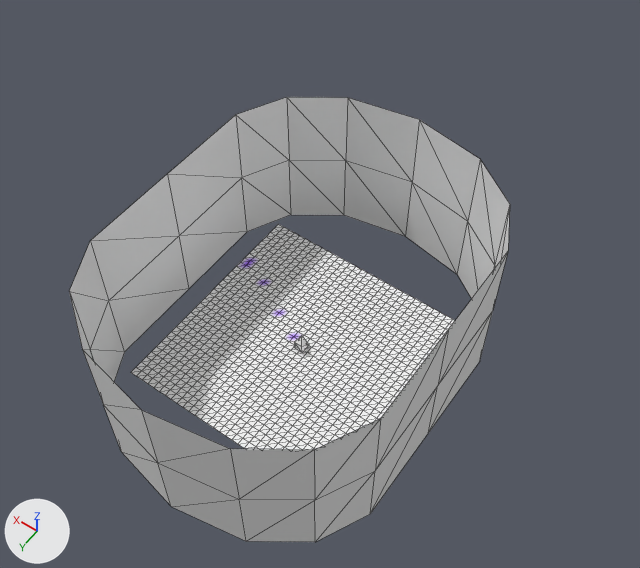
The glTF model public/models.glb: old version first, new version second.
The view is the same before and after, from a 50 mm camera at (-122.0, 158.0, 297.0) aimed at (-6.0, -4.0, 43.0). Lighting does not change. The marker at lower left points along +X, +Y and +Z. Mesh edges are drawn as thin lines on the coarser meshes. Where no turn or scale is listed for an object, it has been applied to the vertices. Vertices at the same position are counted once.

Script lines for the objects in view, before the commit:
```python
me_sky = bpy.data.meshes.new('sky')
me_sky.from_pydata(...)  # 54 vertices, 64 faces; spans x -60.0..60.0, y -79.0..79.0, z -6.0..64.0
me_terrain = bpy.data.meshes.new('terrain')
me_terrain.from_pydata(...)  # 1089 vertices, 2048 faces; spans x -48.0..48.0, y -48.0..48.0, z 0.0
me_terrain.materials.append(mat_defaultmaterial)
ob_sky = bpy.data.objects.new('sky', me_sky)
ob_sky.location = (0.0, 0.0, 0.0)
ob_terrain = bpy.data.objects.new('terrain', me_terrain)
ob_terrain.location = (0.0, 0.0, 0.0)
```
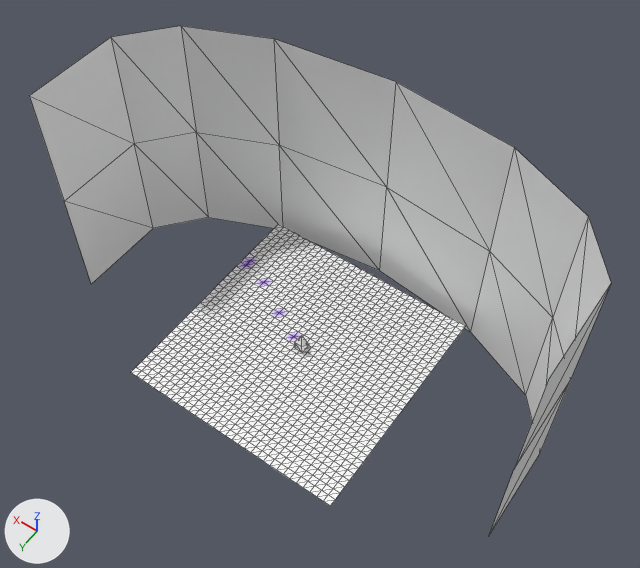
What differs and where, as boxes (x1, y1, x2, y2) in the pictures (640 x 568 px; the box of a moved part takes in the faces that stretch with it):
'sky', reshaped (32% wider, 14% taller): before (69, 97, 510, 542); after (29, 26, 611, 535)
part 1 of me_sky, moved or reshaped: before (167, 97, 510, 433); after (29, 26, 611, 535)
part 2 of me_sky, deleted: before (69, 175, 449, 542)

The change, as a list of edits to the scene's bpy script:
```text
Change me_sky:
    where me_sky.from_pydata(...)  # 54 vertices, 64 faces; spans x -60.0..60.0, y -79.0..79.0, z -6.0..64.0
    used by ob_sky; location = (0.0, 0.0, 0.0)
    me_sky part 1: the loose piece of 27 vertices spanning x -60.0..60.0, y -79.0..0.0, z -6.0..64.0 is scaled about its middle by (1.64, 1, 1.52), then moved by (0.0, 21.0, 15.0)
    me_sky part 2: the loose piece of 27 vertices spanning x -60.0..60.0, y 0.0..79.0, z -6.0..64.0 is deleted
```
